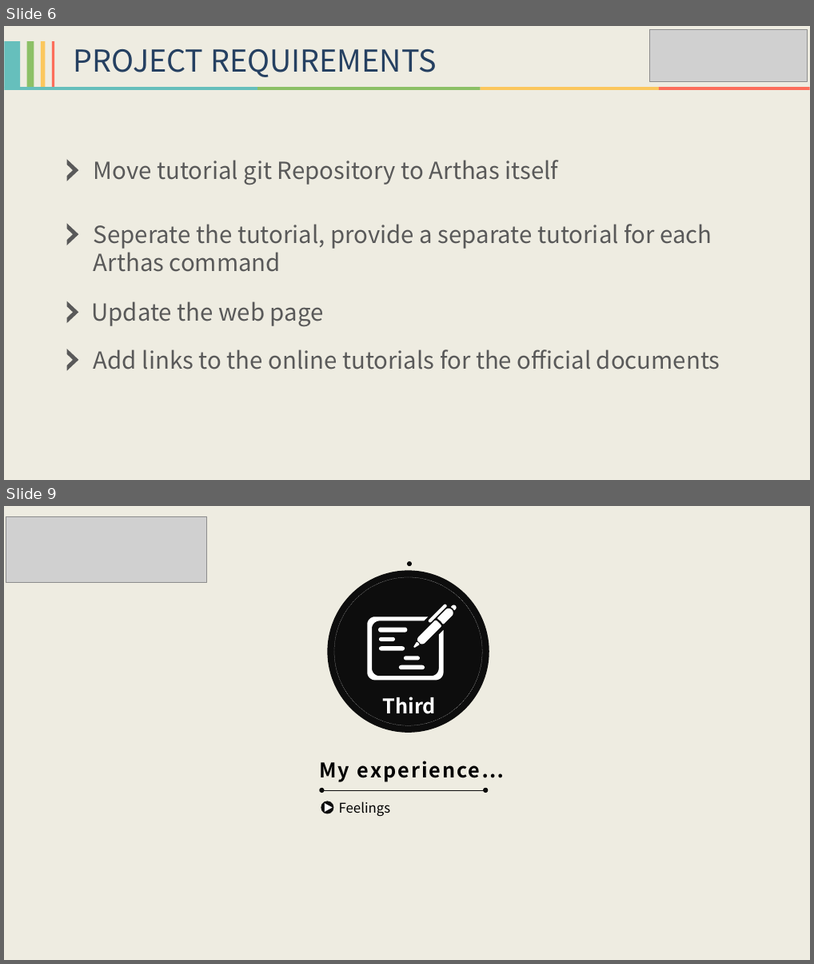
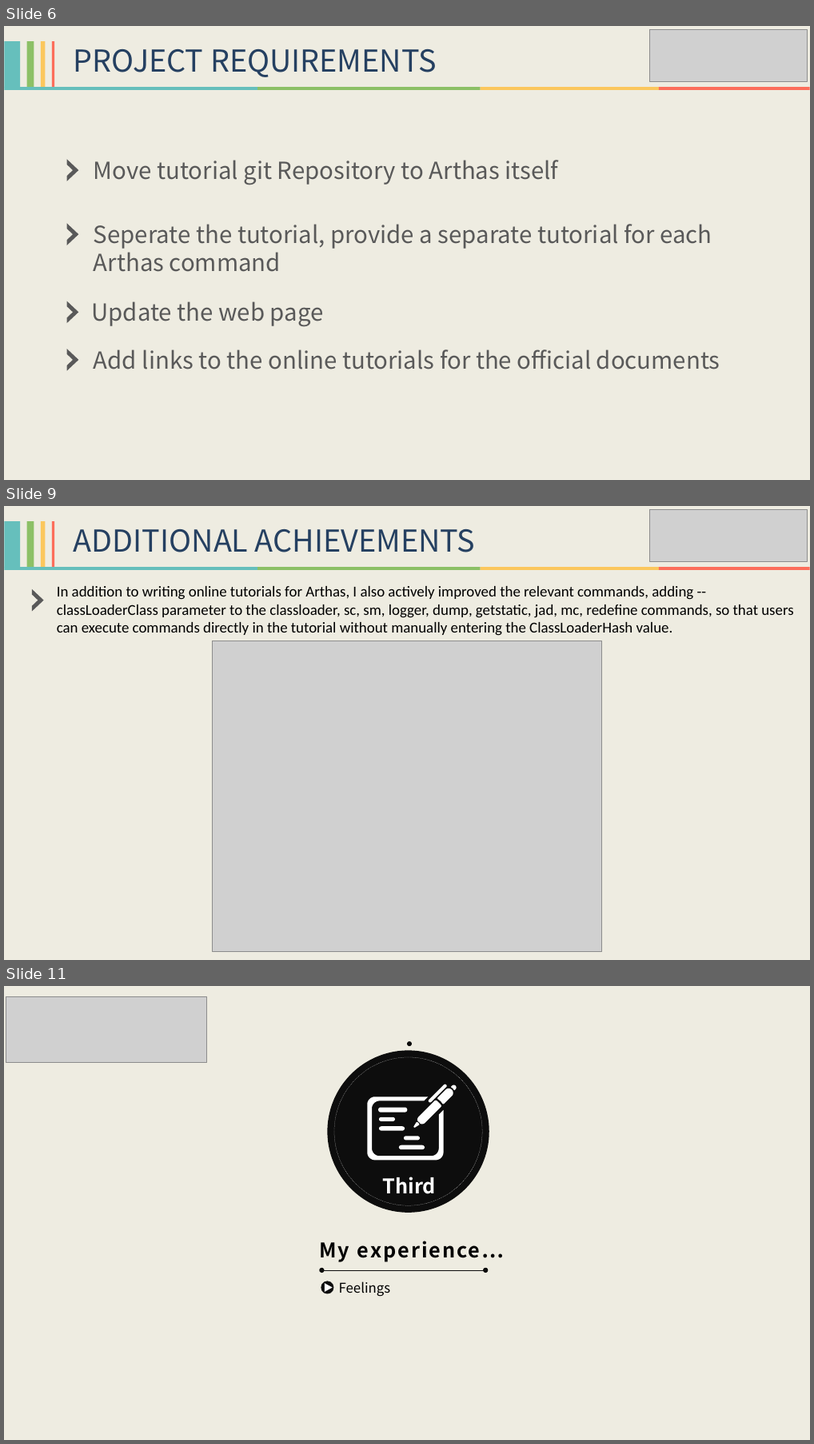
Before and after one commit to HollowMan6/My-Alibaba-Summer-of-Code, a slide deck: 2020-Arthas/Alibaba Summer of Code 2020 - Arthas Final Report.pptx. Shown one above the other, each under a label of ours: slides 6 and 9 before the commit, slides 6, 9 and 11 after it; the slides between them are not shown. The pictures are 814x964 and 814x1444 pixels, drawn with LibreOffice and Linux fonts; fonts in the diff are those of the drawing; grey boxes stand for pictures. Boxes give left, top, right and bottom in pixels: in the first picture for what was removed or moved away, otherwise in the second. Text is boxed around its words. In the diff, an @@ line names an element or a change of style, - is before the commit and + after.

```diff
--- a/2020-Arthas/Alibaba Summer of Code 2020 - Arthas Final Report.pptx
+++ b/2020-Arthas/Alibaba Summer of Code 2020 - Arthas Final Report.pptx
@@ slide 9 added at [4,506,810,960], background #EEECE1 @@
@@ group added at [4,521,54,567]: 4 rectangles @@
@@ text added at [74,529,475,552], 36 pt, text #254061 @@
+ADDITIONAL ACHIEVEMENTS
@@ picture added at [650,510,807,562] @@
@@ group added at [4,567,810,570]: 4 rectangles @@
@@ freeform shape added at [32,589,43,611], fill #595959 @@
@@ text added at [57,586,794,636], 18 pt, text #000000 @@
+In addition to writing online tutorials for Arthas, I also actively improved the relevant commands, adding --classLoaderClass parameter to the classloader, sc, sm, logger, dump, getstatic, jad, mc, redefine commands, so that users can execute commands directly in the tutorial without manually entering the ClassLoaderHash value.
@@ picture added at [213,640,602,950] @@
@@ what was slide 9 is now slide 11 @@
```
Also in this commit, not shown: 4 slides changed, 1 other slide added, 8 other files.
